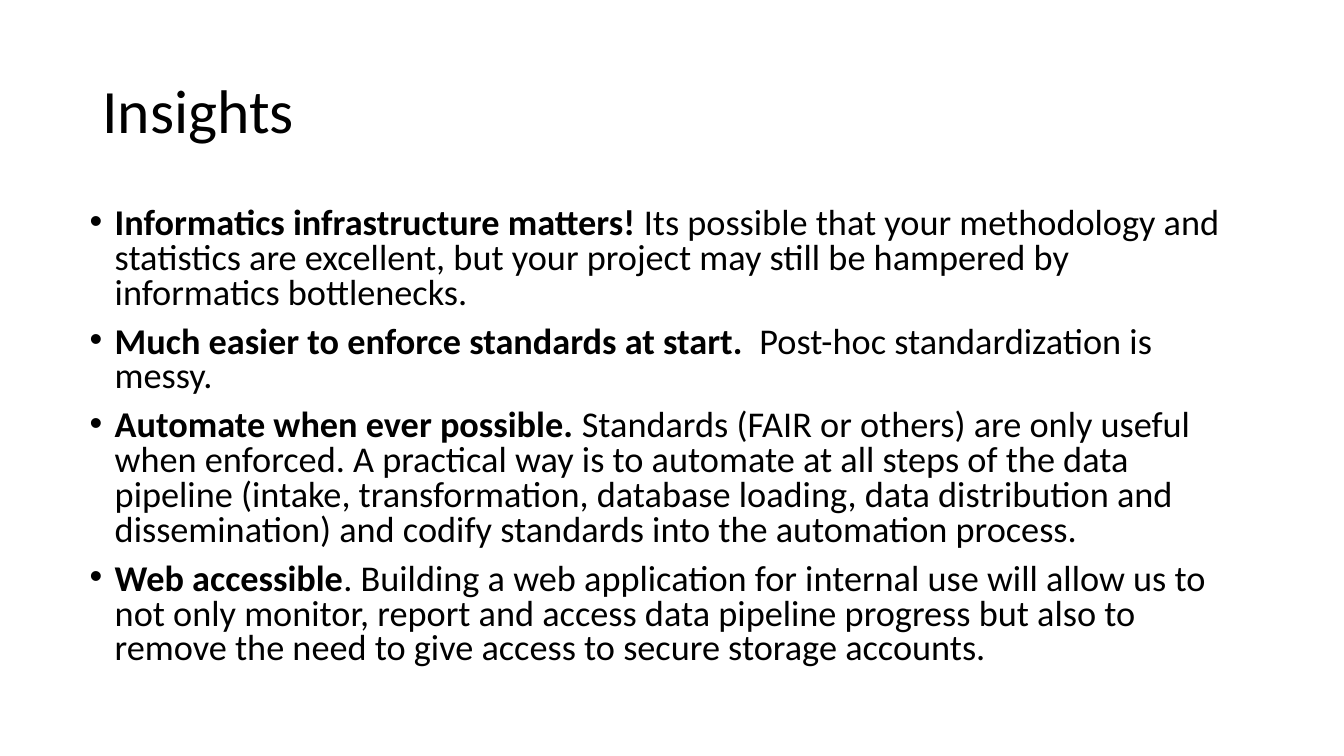
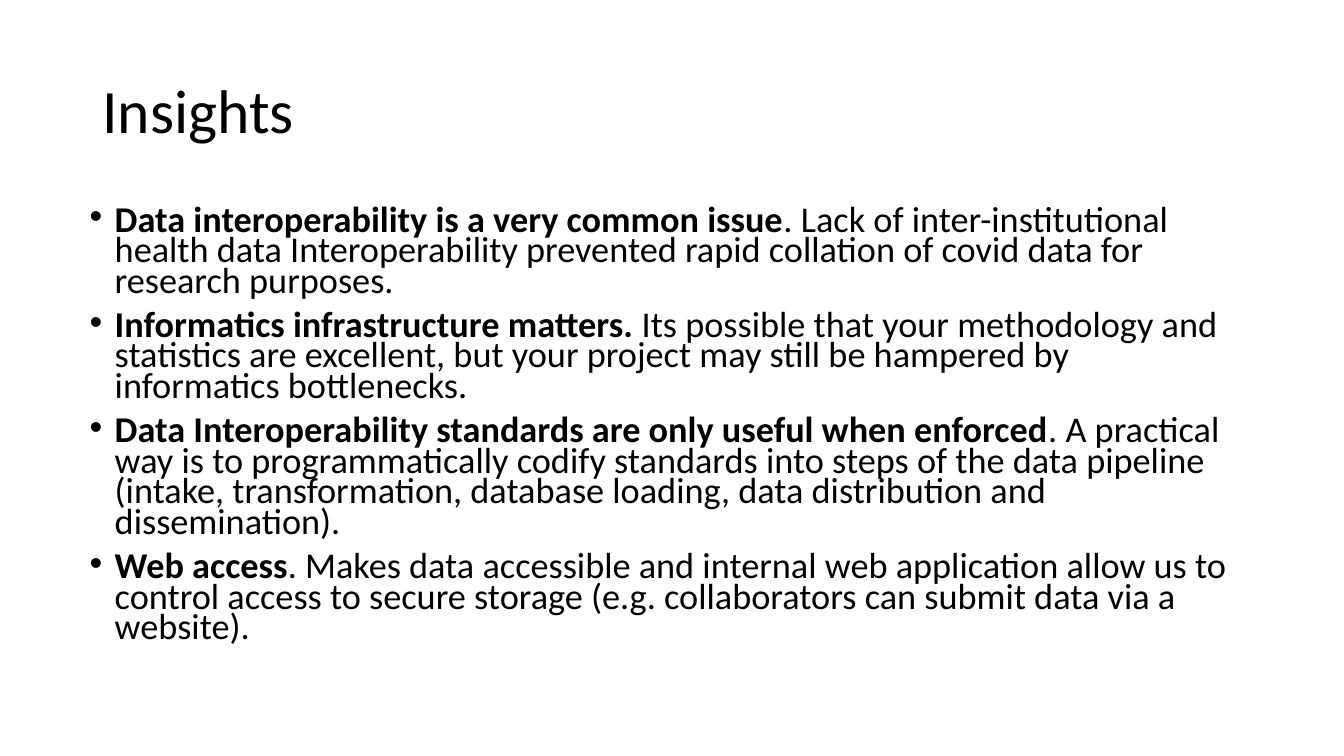
Before and after one commit to Drexel-UHC/analytics-corner, a slide deck: slide 13 of docs/blog/issues/3 - Help with grant informatics infrastructure language/ouputs/grant infrastructure slides for DMC 8-15-22.pptx. Drawn at 1344x756 pixels with LibreOffice and Linux fonts; fonts in the diff are those of the drawing. Boxes give left, top, right and bottom in pixels: in the first picture for what was removed or moved away, otherwise in the second. Text is boxed around its words. In the diff, an @@ line names an element or a change of style, - is before the commit and + after.

```diff
--- a/docs/blog/issues/3 - Help with grant informatics infrastructure language/ouputs/grant infrastructure slides for DMC 8-15-22.pptx
+++ b/docs/blog/issues/3 - Help with grant informatics infrastructure language/ouputs/grant infrastructure slides for DMC 8-15-22.pptx
@@ text at (115,206,1226,644): text changed @@
-• Informatics infrastructure matters! Its possible that your methodology and statistics are excellent, but your project may still be hampered by informatics bottlenecks.
-• Much easier to enforce standards at start. Post-hoc standardization is messy.
-• Automate when ever possible. Standards (FAIR or others) are only useful when enforced. A practical way is to automate at all steps of the data pipeline (intake, transformation, database loading, data distribution and dissemination) and codify standards into the automation process.
-• Web accessible. Building a web application for internal use will allow us to not only monitor, report and access data pipeline progress but also to remove the need to give access to secure storage accounts.
+• Data interoperability is a very common issue. Lack of inter-institutional health data Interoperability prevented rapid collation of covid data for research purposes.
+• Informatics infrastructure matters. Its possible that your methodology and statistics are excellent, but your project may still be hampered by informatics bottlenecks.
+• Data Interoperability standards are only useful when enforced. A practical way is to programmatically codify standards into steps of the data pipeline (intake, transformation, database loading, data distribution and dissemination).
+• Web access. Makes data accessible and internal web application allow us to control access to secure storage (e.g. collaborators can submit data via a website).
```
Also in this commit, not shown: 10 other slides changed.
